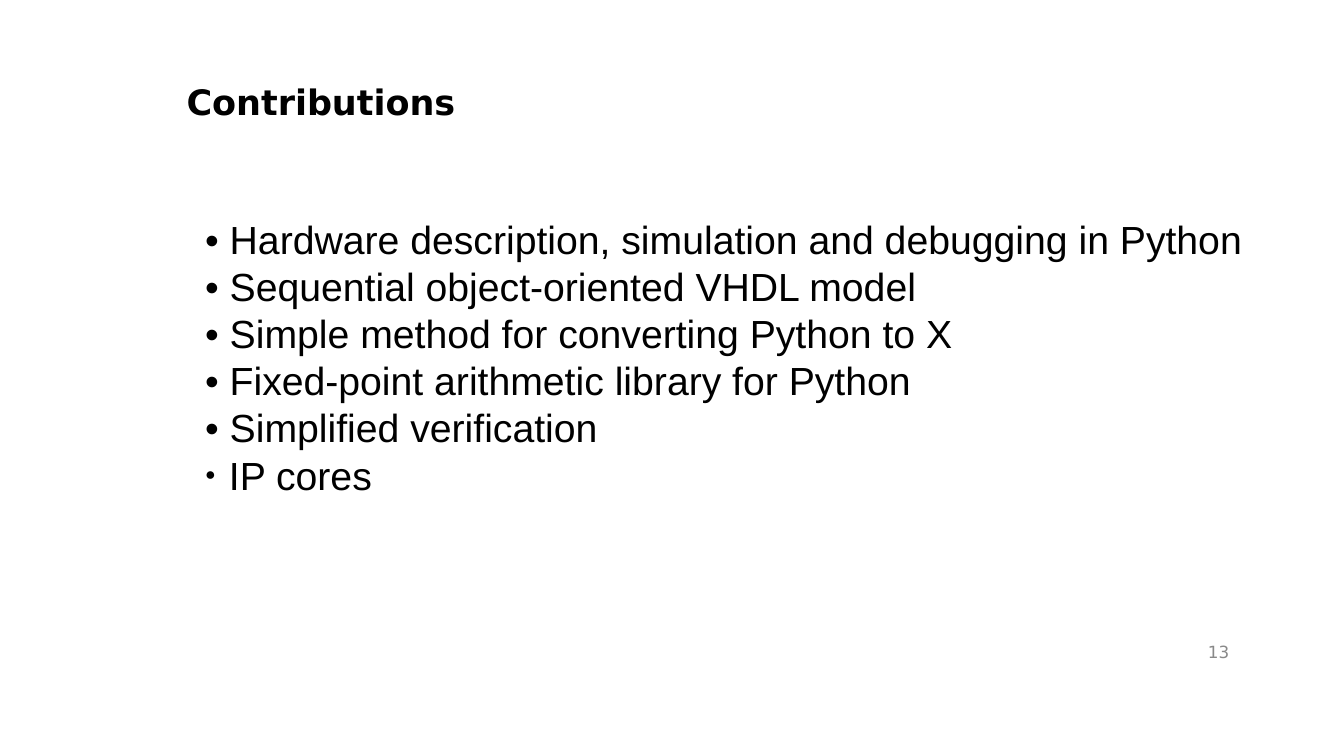
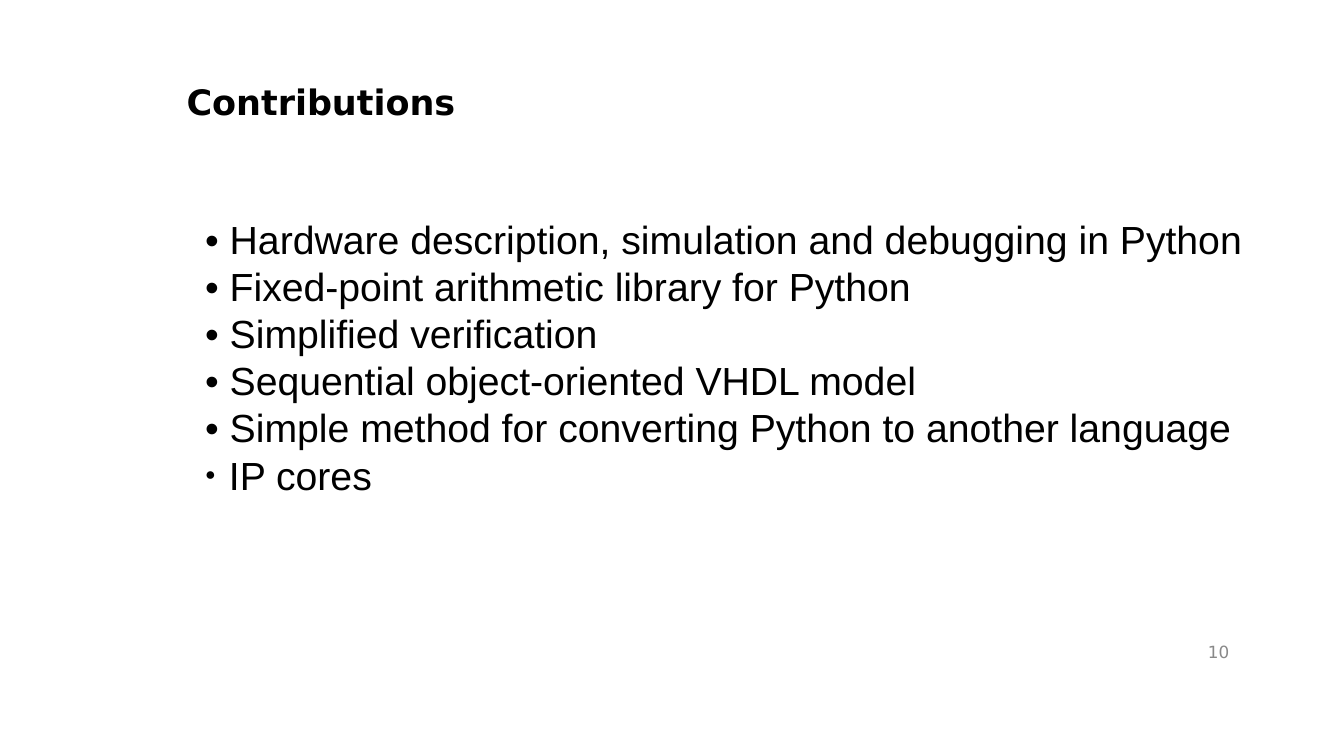
Before and after one commit to gasparka/thesis, a slide deck: slide 10 of presentation.odp (slide 13 before the commit). Drawn at 1344x756 pixels with LibreOffice and Linux fonts; fonts in the diff are those of the drawing; background and template pictures are left out. Boxes give left, top, right and bottom in pixels: in the first picture for what was removed or moved away, otherwise in the second. Text is boxed around its words. In the diff, an @@ line names an element or a change of style, - is before the commit and + after.

```diff
--- a/presentation.odp
+++ b/presentation.odp
@@ text at box(230, 272, 952, 356): paragraphs removed @@
-• Sequential object-oriented VHDL model
-• Simple method for converting Python to X
@@ text at box(230, 366, 1231, 450): paragraphs added @@
+• Sequential object-oriented VHDL model
+• Simple method for converting Python to another language
@@ page number at box(1208, 645, 1229, 658): text changed @@
-13
+10
```
Also in this commit, not shown: 8 other slides changed, 2 slides added, 4 slides removed, 1 other file.
